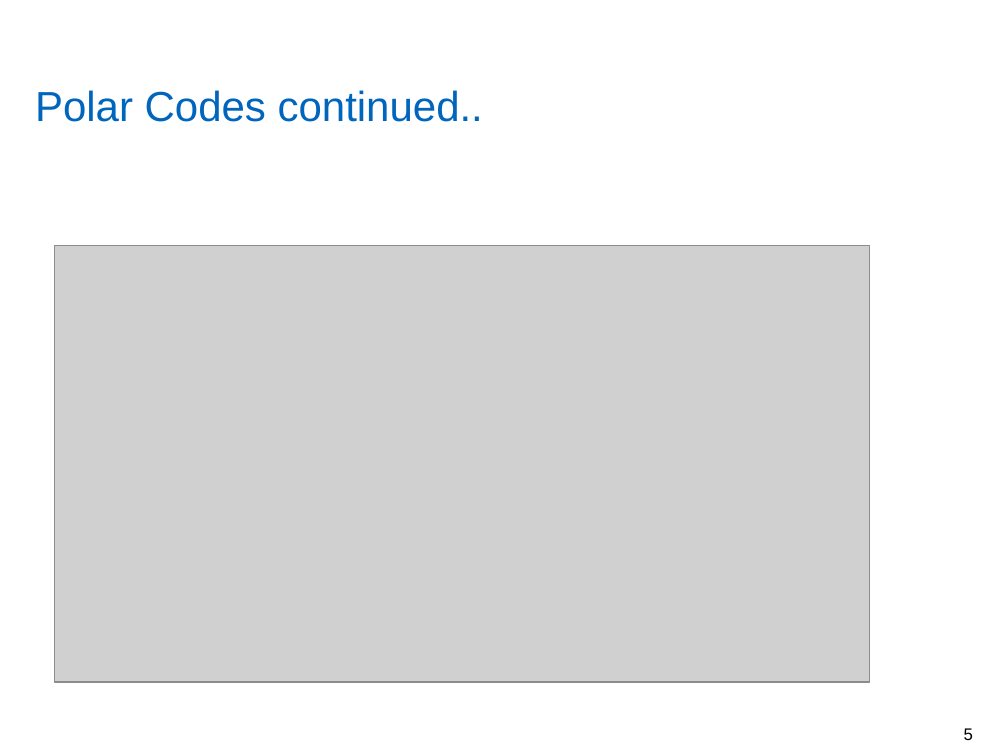
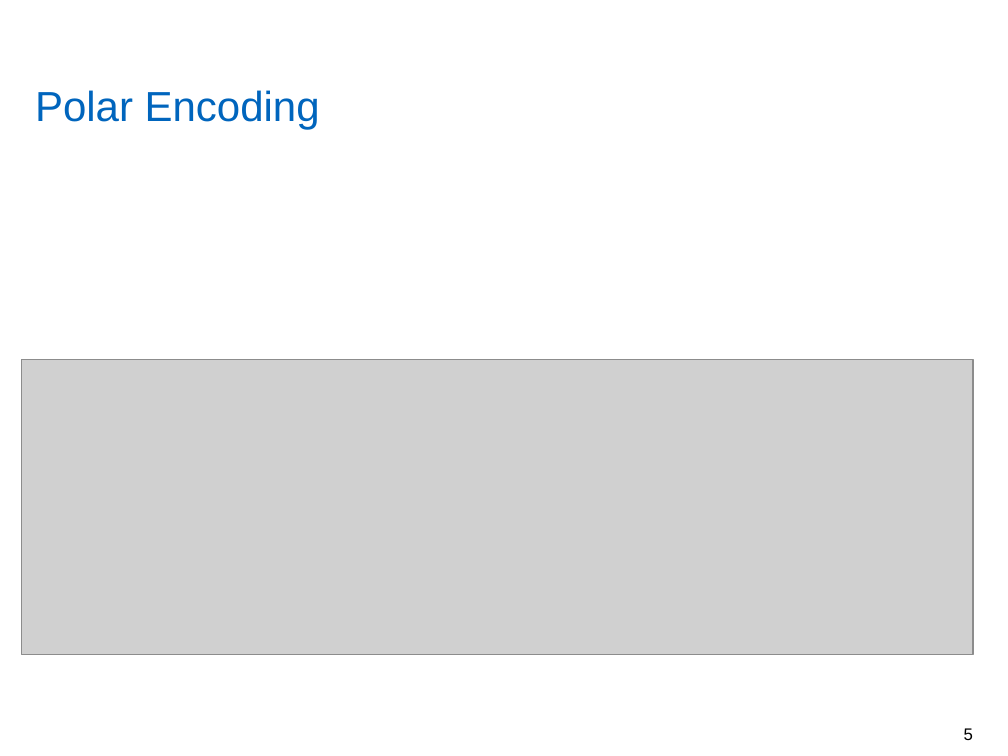
Before and after one commit to yadhu1961/thesis_5GPolorCodes, a slide deck: slide 5 of final_presentation/finalPpt.pptx. Drawn at 1008x756 pixels with LibreOffice and Linux fonts; fonts in the diff are those of the drawing; grey boxes stand for pictures; background and template pictures are left out. Boxes give left, top, right and bottom in pixels: in the first picture for what was removed or moved away, otherwise in the second. Text is boxed around its words. In the diff, an @@ line names an element or a change of style, - is before the commit and + after.

Commit message:
Updated ppt and downloaded images

```diff
--- a/final_presentation/finalPpt.pptx
+++ b/final_presentation/finalPpt.pptx
@@ title at (35, 90, 320, 130): text changed @@
-Polar Codes continued..
+Polar Encoding
@@ picture: place and size @@
-picture at (54, 245, 870, 681)
+picture at (21, 359, 973, 654)
```
Also in this commit, not shown: 12 other slides changed, 17 slides added, 1 slide removed, 8 other files.
